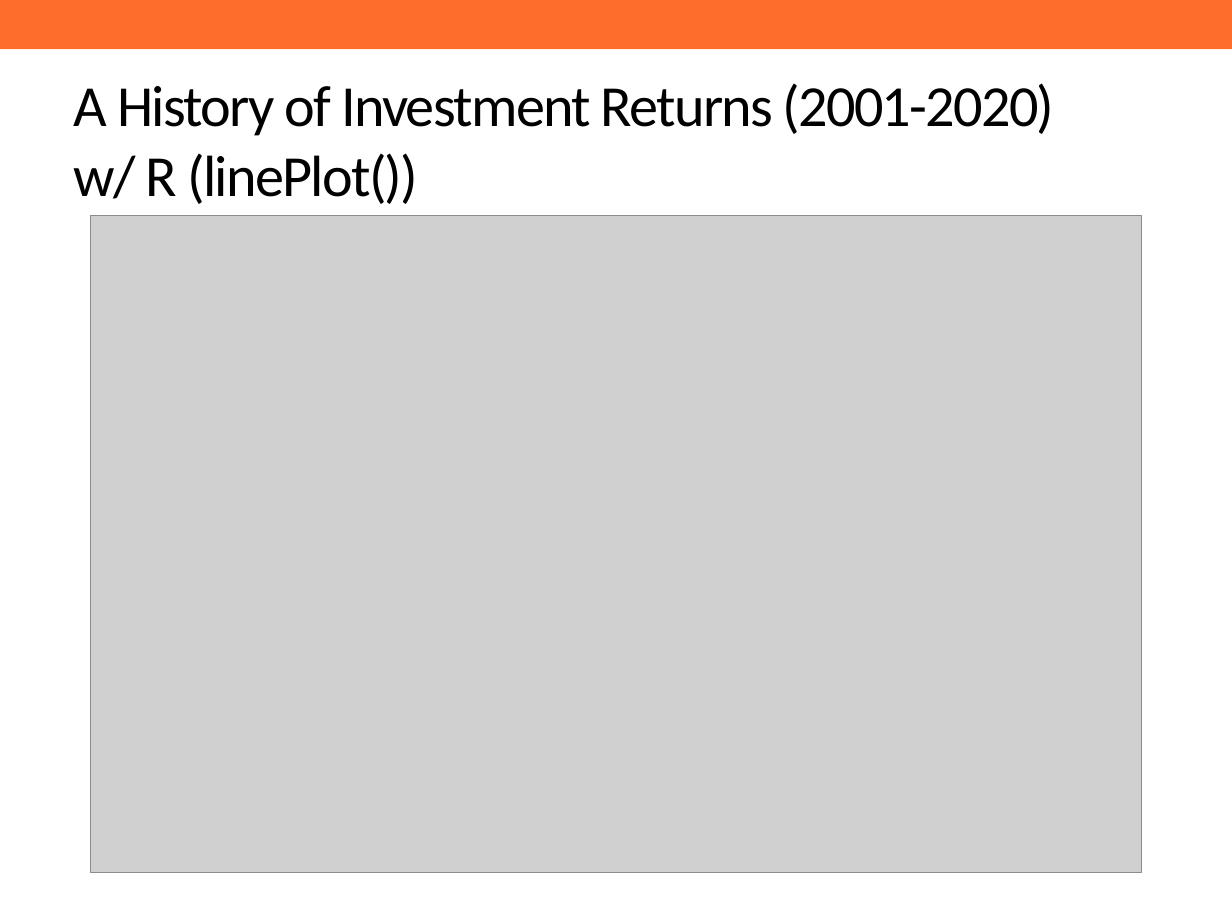
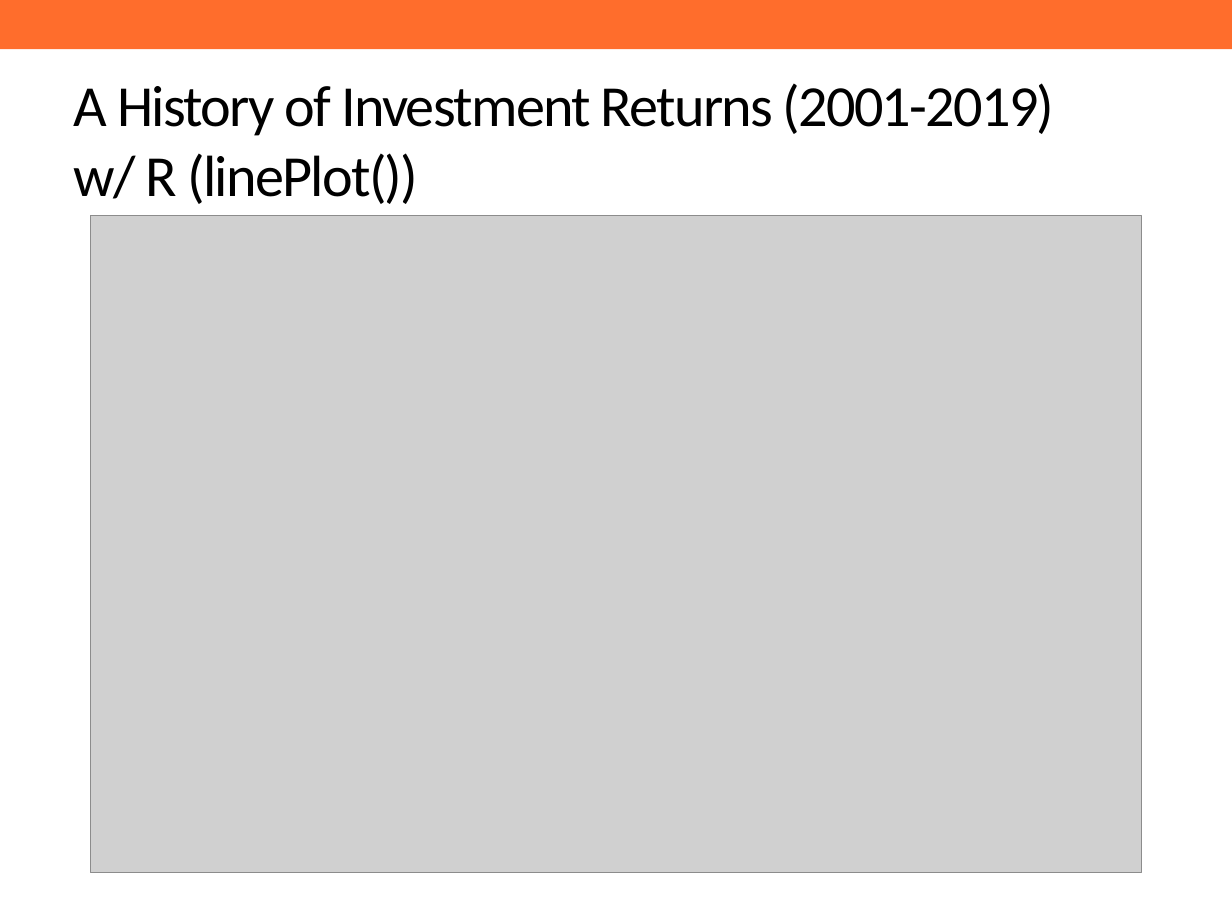
Before and after one commit to ReasonFoundation/GraphicsR, a slide deck: slide 6 of DeckUpdate/DPFPS_v1.0.pptx. Drawn at 1232x924 pixels with LibreOffice and Linux fonts; fonts in the diff are those of the drawing; grey boxes stand for pictures; background and template pictures are left out. Boxes give left, top, right and bottom in pixels: in the first picture for what was removed or moved away, otherwise in the second. Text is boxed around its words. In the diff, an @@ line names an element or a change of style, - is before the commit and + after.

```diff
--- a/DeckUpdate/DPFPS_v1.0.pptx
+++ b/DeckUpdate/DPFPS_v1.0.pptx
@@ title at (74, 83, 1055, 204): text changed @@
-A History of Investment Returns (2001-2020) w/ R (linePlot())
+A History of Investment Returns (2001-2019) w/ R (linePlot())
```
Also in this commit, not shown: 8 other slides changed, 3 slides added, 1 slide removed, 9 other files.
